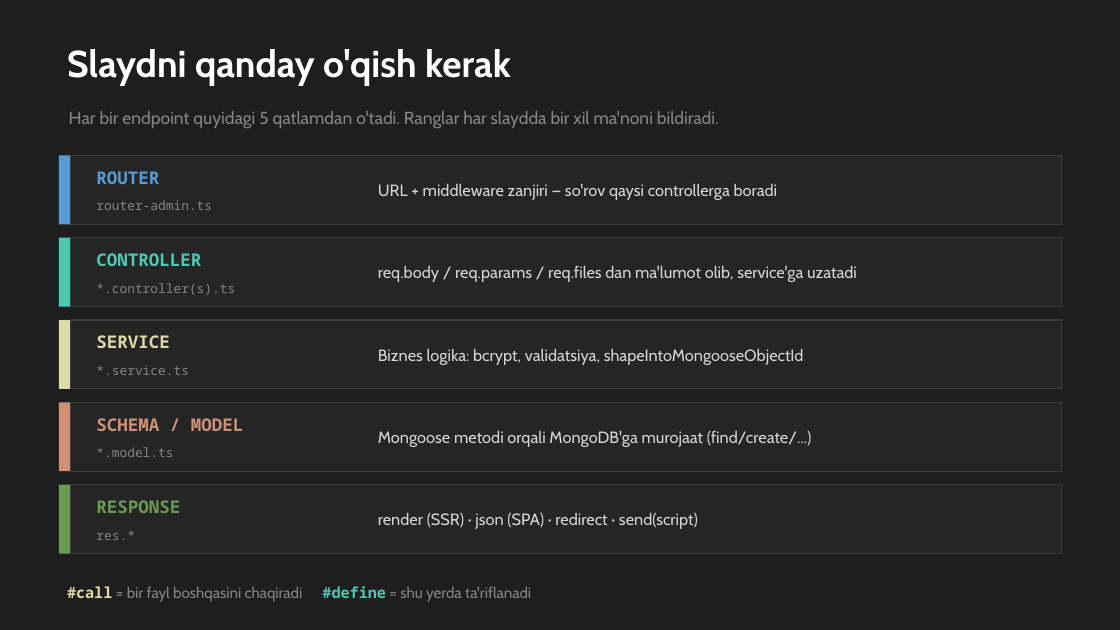
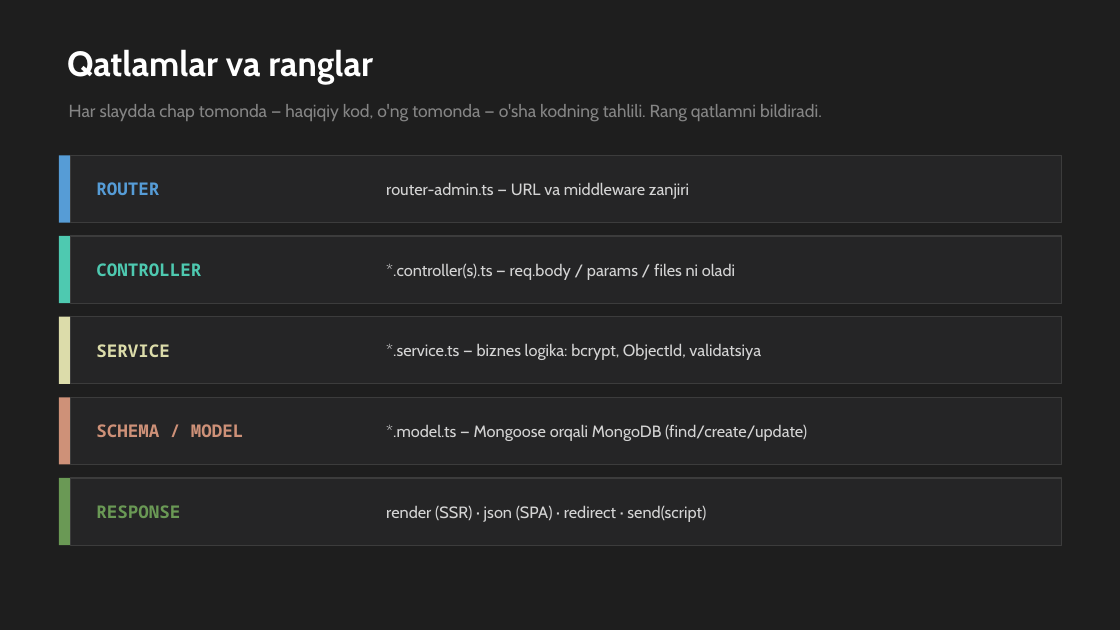
Before and after one commit to khikmat64168-cyber/burak, a slide deck: slide 2 of Burak_API_Tahlili.pptx. Drawn at 1120x630 pixels with LibreOffice and Linux fonts; fonts in the diff are those of the drawing. Boxes give left, top, right and bottom in pixels: in the first picture for what was removed or moved away, otherwise in the second. Text is boxed around its words. In the diff, an @@ line names an element or a change of style, - is before the commit and + after.

```diff
--- a/Burak_API_Tahlili.pptx
+++ b/Burak_API_Tahlili.pptx
@@ text at bbox=[67, 49, 373, 85]: text changed; size 32 to 30 pt @@
-Slaydni qanday o'qish kerak
+Qatlamlar va ranglar
@@ text at bbox=[69, 104, 822, 121]: text changed @@
-Har bir endpoint quyidagi 5 qatlamdan o'tadi. Ranglar har slaydda bir xil ma'noni bildiradi.
+Har slaydda chap tomonda — haqiqiy kod, o'ng tomonda — o'sha kodning tahlili. Rang qatlamni bildiradi.
@@ text "ROUTER": place and size @@
-text "ROUTER" at bbox=[96, 171, 159, 184]
+text "ROUTER" at bbox=[96, 182, 159, 195]
@@ text removed at bbox=[378, 183, 778, 200] @@
-URL + middleware zanjiri — so'rov qaysi controllerga boradi
@@ text at bbox=[386, 182, 689, 199]: text changed; size 11 to 14 pt; font Noto Sans Mono to Cabin; text colour #858585 to #D4D4D4 @@
-router-admin.ts
+router-admin.ts — URL va middleware zanjiri
@@ rectangle: place and size @@
-rectangle at bbox=[59, 238, 71, 307]
+rectangle at bbox=[59, 236, 71, 303]
@@ rectangle: place and size @@
-rectangle at bbox=[71, 238, 1062, 307]
+rectangle at bbox=[71, 236, 1062, 303]
@@ text "CONTROLLER": place and size @@
-text "CONTROLLER" at bbox=[96, 253, 201, 266]
+text "CONTROLLER" at bbox=[96, 263, 201, 276]
@@ text at bbox=[386, 263, 735, 280]: text changed @@
-req.body / req.params / req.files dan ma'lumot olib, service'ga uzatadi
+*.controller(s).ts — req.body / params / files ni oladi
@@ text removed at bbox=[96, 283, 235, 295] @@
-*.controller(s).ts
@@ text "SERVICE": place and size @@
-text "SERVICE" at bbox=[96, 335, 169, 348]
+text "SERVICE" at bbox=[96, 344, 169, 357]
@@ text at bbox=[386, 343, 761, 360]: text changed @@
-Biznes logika: bcrypt, validatsiya, shapeIntoMongooseObjectId
+*.service.ts — biznes logika: bcrypt, ObjectId, validatsiya
@@ text removed at bbox=[96, 365, 189, 375] @@
-*.service.ts
@@ text "SCHEMA / MODEL": place and size @@
-text "SCHEMA / MODEL" at bbox=[96, 418, 243, 431]
+text "SCHEMA / MODEL" at bbox=[96, 424, 243, 437]
@@ text removed at bbox=[96, 447, 173, 457] @@
-*.model.ts
@@ text at bbox=[386, 424, 807, 441]: text changed @@
-Mongoose metodi orqali MongoDB'ga murojaat (find/create/...)
+*.model.ts — Mongoose orqali MongoDB (find/create/update)
@@ 6 rectangles: place and size @@
-6 rectangles at bbox=[59, 320, 1062, 554]
+6 rectangles at bbox=[59, 317, 1062, 545]
@@ text "RESPONSE": place and size @@
-text "RESPONSE" at bbox=[96, 500, 180, 513]
+text "RESPONSE" at bbox=[96, 505, 180, 518]
@@ text "render (SSR) · json (SPA) ...": place and size @@
-text "render (SSR) · json (SPA) ..." at bbox=[378, 512, 698, 529]
+text "render (SSR) · json (SPA) ..." at bbox=[386, 505, 706, 522]
@@ text removed at bbox=[96, 531, 135, 540] @@
-res.*
@@ text removed at bbox=[67, 586, 531, 602] @@
-#call = bir fayl boshqasini chaqiradi #define = shu yerda ta'riflanadi
```
Also in this commit, not shown: 5 other slides changed, 18 slides added, 13 slides removed, 2 other files.
